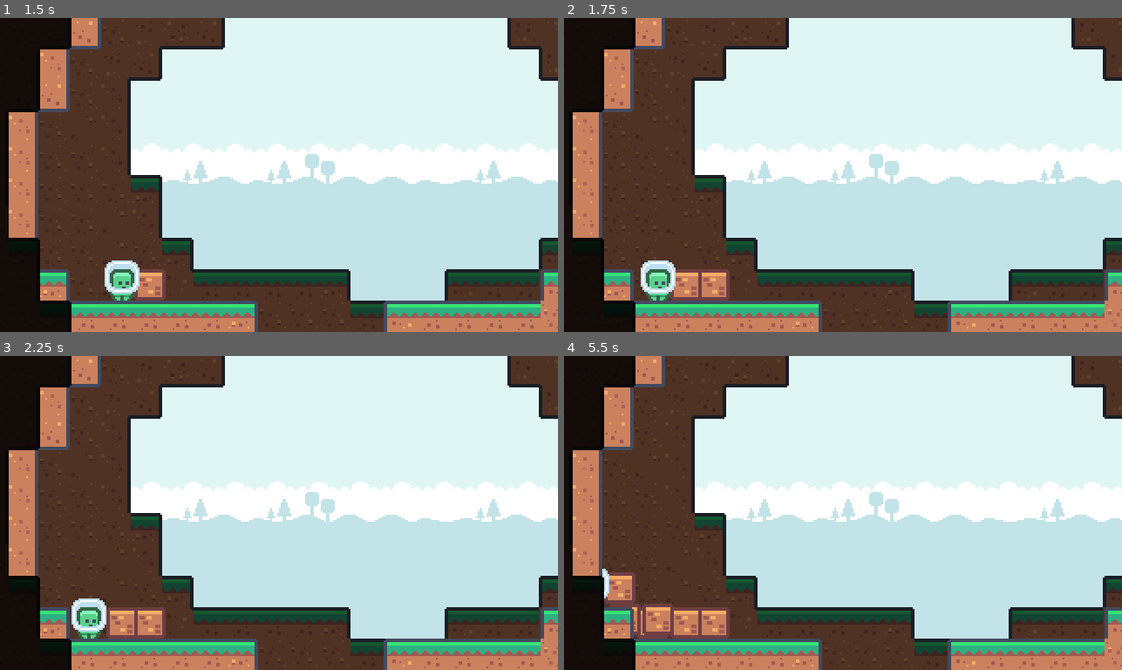
Above: before the commit, frames 1-4 (two rows, left to right).
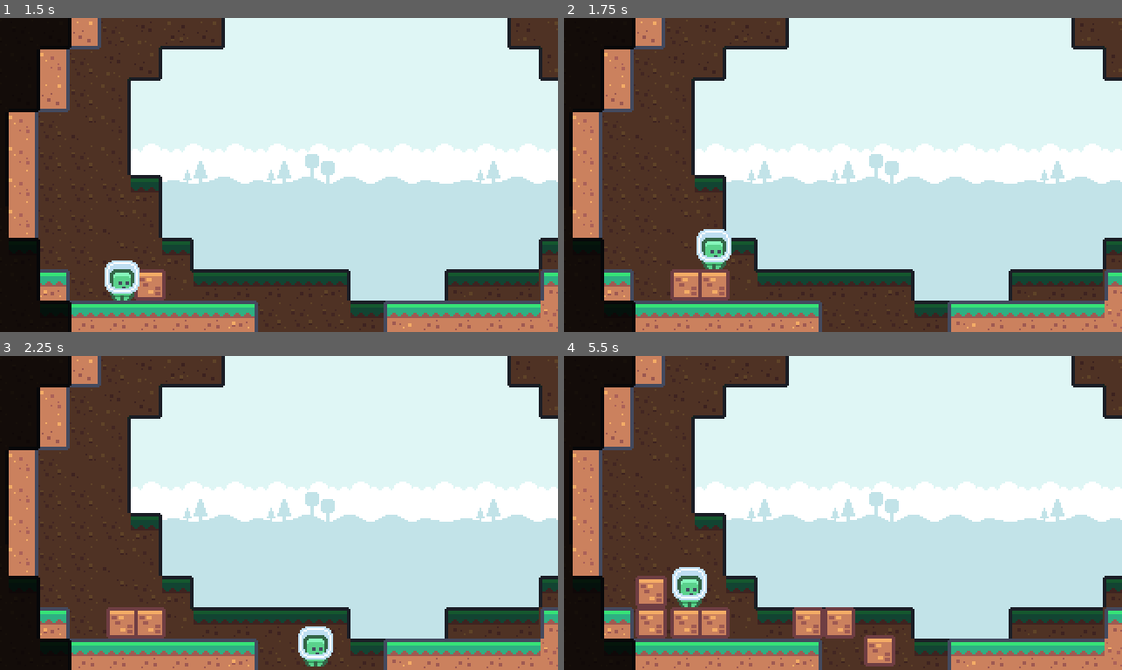
Above: after the commit, the same moments.

Repository: FerCamarena/Godot-SunnyLand_Game
Game: Godot game, scene res://Scenes/test_scene.tscn
Same seed, same stepped clock (60 frames per second), same inputs: the game is played once before the commit and once after it.
Inputs:
- Up to frame 1 (1.5 s): tap Enter at 0.5 s; hold D (move_right) from 0.53 s (still down); tap Space (morph) at 0.6, 1.25, 1.35 s; tap W (jump) at 0.77 s
- Up to frame 2 (1.75 s): keep holding D (move_right); tap W (jump) at 1.52 s
- Up to frame 3 (2.25 s): release D (move_right) at 2.03 s; hold A (move_left) from 2.03 s (still down); tap Space (morph) at 2.1 s
- Up to frame 4 (5.5 s): release A (move_left) at 2.78 s; hold D (move_right) 2.78-4.28 s; tap Space (morph) every 0.75 s from 2.85 to 5.1 s; tap W (jump) at 3.02, 3.77, 4.52 s; hold A (move_left) 4.28-5.03 s; hold D (move_right) from 5.03 s (still down)

Frame 1 is identical in both runs. In frame 2, 1.4% of the frame differs, in the area x 13-30%, y 67-90%; in frame 3, 1.4%; in frame 4, 3.9%, in the area x 6-60%, y 67-99%.

Commit message:
Fix: player character shape
Fix player character shape dimensions.
Fix player character shape collision bias allowing to go through tile squared spaces.

Diff:
--- a/Prefabs/BasePlayer.tscn
+++ b/Prefabs/BasePlayer.tscn
@@ -5,7 +5,8 @@
 [ext_resource type="Texture2D" uid="uid://dv8tuujxo4snb" path="res://Sprites/Tilesets/characters_spritesheet.png" id="3_in1sb"]
 
 [sub_resource type="RectangleShape2D" id="RectangleShape2D_y4m7f"]
-size = Vector2(14, 18)
+custom_solver_bias = 0.1
+size = Vector2(14, 17.9)
 
 [sub_resource type="Animation" id="Animation_hn3g8"]
 resource_name = "Morph"
@@ -21,7 +22,7 @@
 }
 
 [sub_resource type="RectangleShape2D" id="RectangleShape2D_kbdqo"]
-size = Vector2(14, 17.9367)
+size = Vector2(14, 18)
 
 [node name="Player" type="CharacterBody2D" node_paths=PackedStringArray("CS", "HB")]
 z_index = 1
@@ -68,6 +69,6 @@
 priority = 1
 
 [node name="Shape" type="CollisionShape2D" parent="Hitbox"]
-position = Vector2(0, -8.96837)
+position = Vector2(0, -8.95075)
 shape = SubResource("RectangleShape2D_kbdqo")
 debug_color = Color(1, 0, 0.498039, 0.498039)
